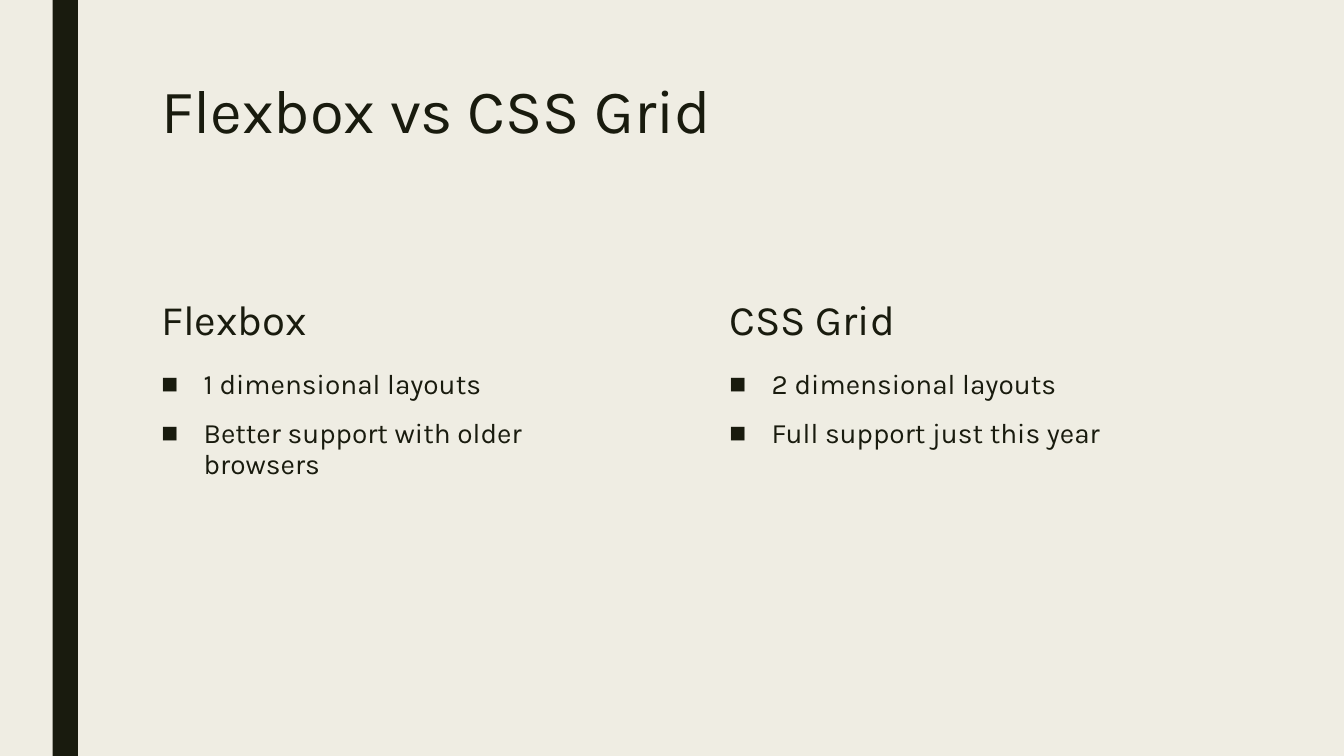
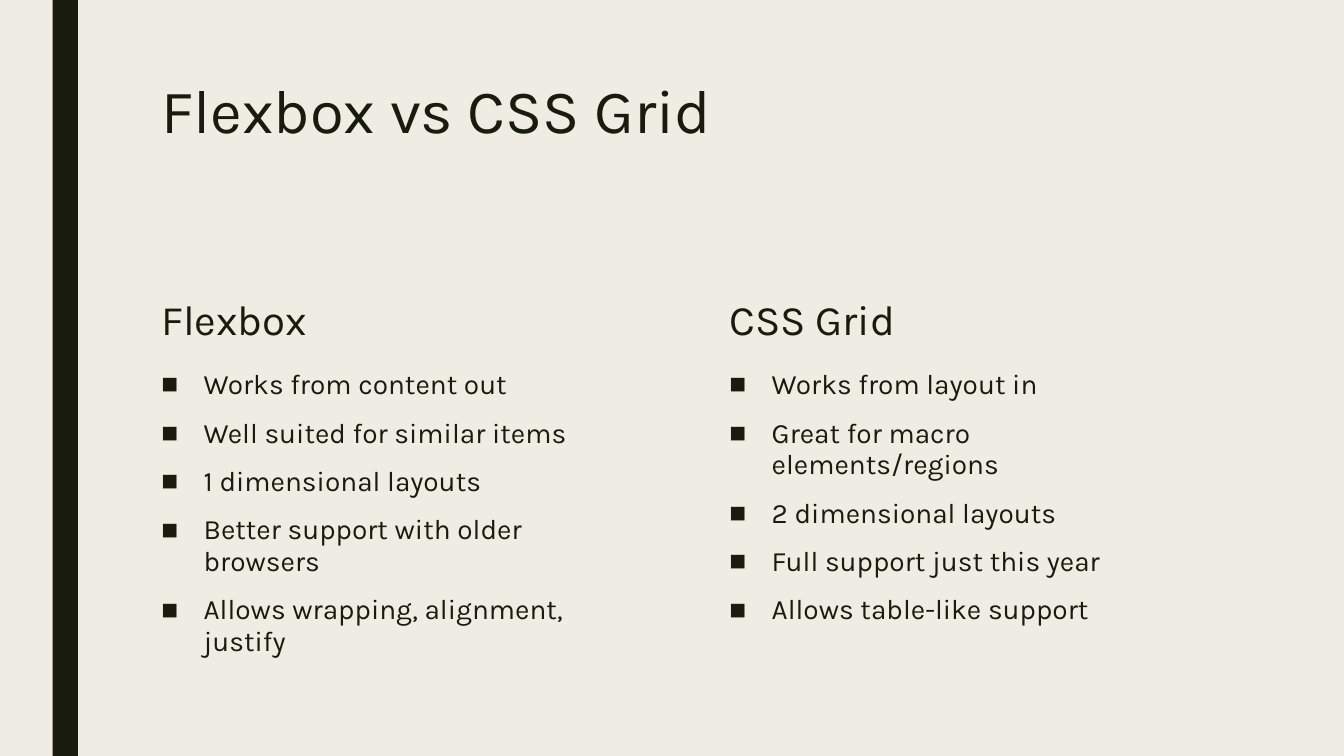
Before and after one commit to shellwe/Flexbox_Grid, a slide deck: slide 4 of Flexbox and Grid.pptx. Drawn at 1344x756 pixels with LibreOffice and Linux fonts; fonts in the diff are those of the drawing. Boxes give left, top, right and bottom in pixels: in the first picture for what was removed or moved away, otherwise in the second. Text is boxed around its words. In the diff, an @@ line names an element or a change of style, - is before the commit and + after.

```diff
--- a/Flexbox and Grid.pptx
+++ b/Flexbox and Grid.pptx
@@ text at <box>204,374,566,444</box>: paragraphs added @@
+■ Works from content out
+■ Well suited for similar items
@@ text at <box>772,374,1037,481</box>: paragraphs added @@
+■ Works from layout in
+■ Great for macro elements/regions
@@ text at <box>204,599,563,658</box>: paragraph added @@
+■ Allows wrapping, alignment, justify
@@ text at <box>772,599,1088,626</box>: paragraph added @@
+■ Allows table-like support
```
Also in this commit, not shown: 1 other slide changed, 9 other files.
